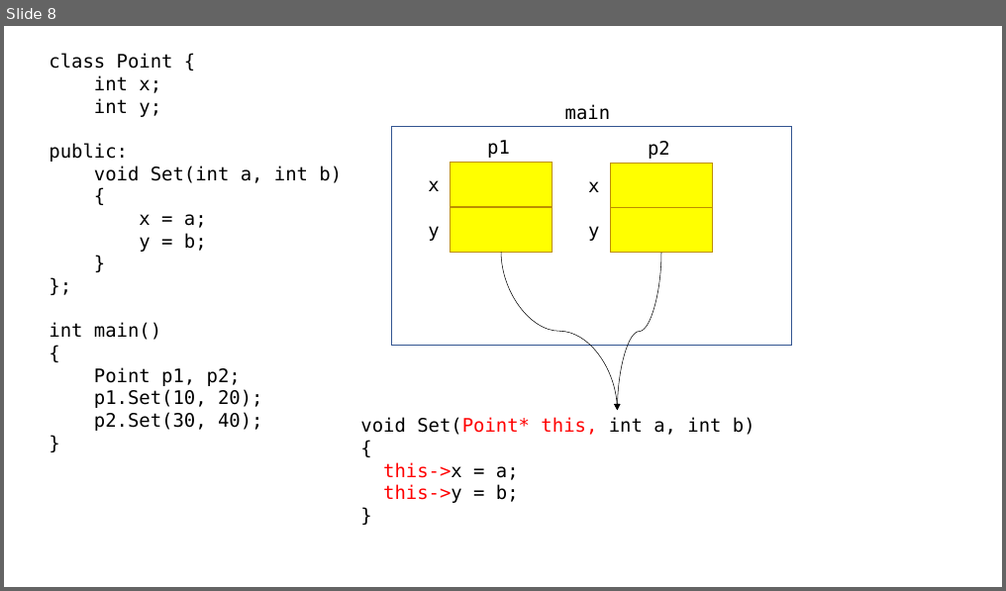
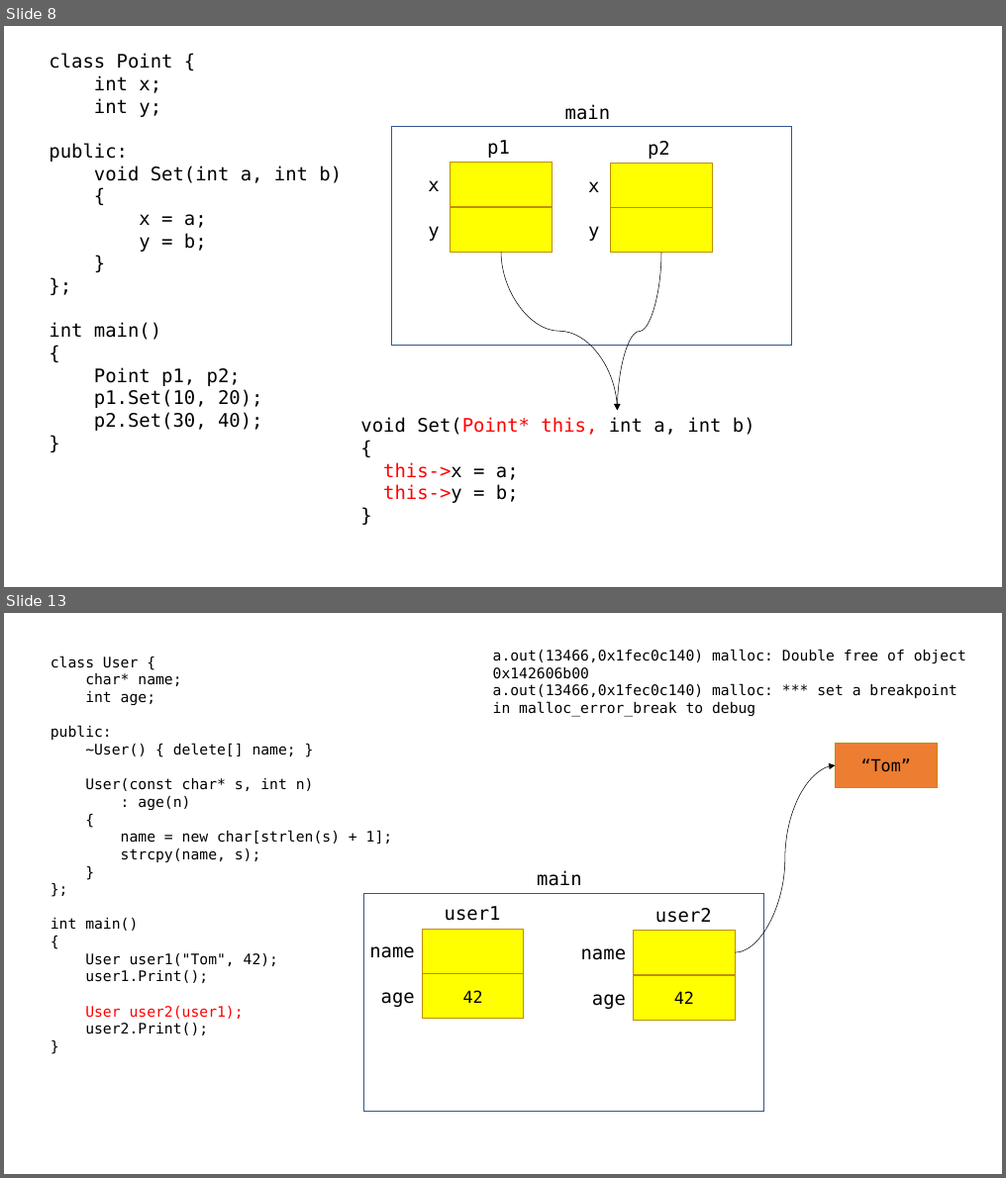
Before and after one commit to Seyoung9304/hyundai_swip, a slide deck: cpp/230223.pptx. Shown one above the other, each under a label of ours: slide 8 before the commit, slides 8 and 13 after it; the slides between them are not shown. The pictures are 1006x591 and 1006x1178 pixels, drawn with LibreOffice and Linux fonts; fonts in the diff are those of the drawing. Boxes give left, top, right and bottom in pixels: in the first picture for what was removed or moved away, otherwise in the second. Text is boxed around its words. In the diff, an @@ line names an element or a change of style, - is before the commit and + after.

```diff
--- a/cpp/230223.pptx
+++ b/cpp/230223.pptx
@@ slide 13 added at <box>4,613,1002,1174</box>, background #FFFFFF @@
@@ text added at <box>51,656,393,1036</box>, 14 pt, text #000000 @@
+class User {
+char* name;
+int age;
+public:
+~User() { delete[] name; }
+User(const char* s, int n)
+: age(n)
+{
+name = new char[strlen(s) + 1];
+strcpy(name, s);
+}
+};
+int main()
+{
+User user1("Tom", 42);
+user1.Print();
+User user2(user1);
+user2.Print();
+}
@@ text added at <box>493,649,966,717</box>, 14 pt, text #000000 @@
+a.out(13466,0x1fec0c140) malloc: Double free of object 0x142606b00
+a.out(13466,0x1fec0c140) malloc: *** set a breakpoint in malloc_error_break to debug
@@ rectangle added at <box>835,744,937,787</box>, fill #ED7D31, outline #BD8E00 1 pt, 16 pt, text #000000 @@
+“Tom”
@@ curved arrow added from (735, 953) to (835, 765), #000000 0.5 pt @@
@@ text added at <box>537,870,582,886</box>, 18 pt, text #000000 @@
+main
@@ rectangle added at <box>363,894,764,1112</box>, fill #FFFFFF, outline #325491 1 pt @@
@@ text added at <box>445,906,501,921</box>, 18 pt, text #000000 @@
+user1
@@ text added at <box>655,908,712,923</box>, 18 pt, text #000000 @@
+user2
@@ rectangle added at <box>423,929,525,973</box>, fill #FFFF00, outline #BD8E00 1 pt @@
@@ rectangle added at <box>634,931,736,974</box>, fill #FFFF00, outline #BD8E00 1 pt @@
@@ text added at <box>369,947,415,959</box>, 18 pt, text #000000 @@
+name
@@ text added at <box>581,949,627,960</box>, 18 pt, text #000000 @@
+name
@@ text added at <box>381,992,415,1007</box>, 18 pt, text #000000 @@
+age
@@ rectangle added at <box>423,974,525,1019</box>, fill #FFFF00, outline #BD8E00 1 pt, 16 pt, text #000000 @@
+42
@@ text added at <box>592,994,626,1009</box>, 18 pt, text #000000 @@
+age
@@ rectangle added at <box>634,976,736,1020</box>, fill #FFFF00, outline #BD8E00 1 pt, 16 pt, text #000000 @@
+42
```
Also in this commit, not shown: 3 other slides added, 2 other files.
